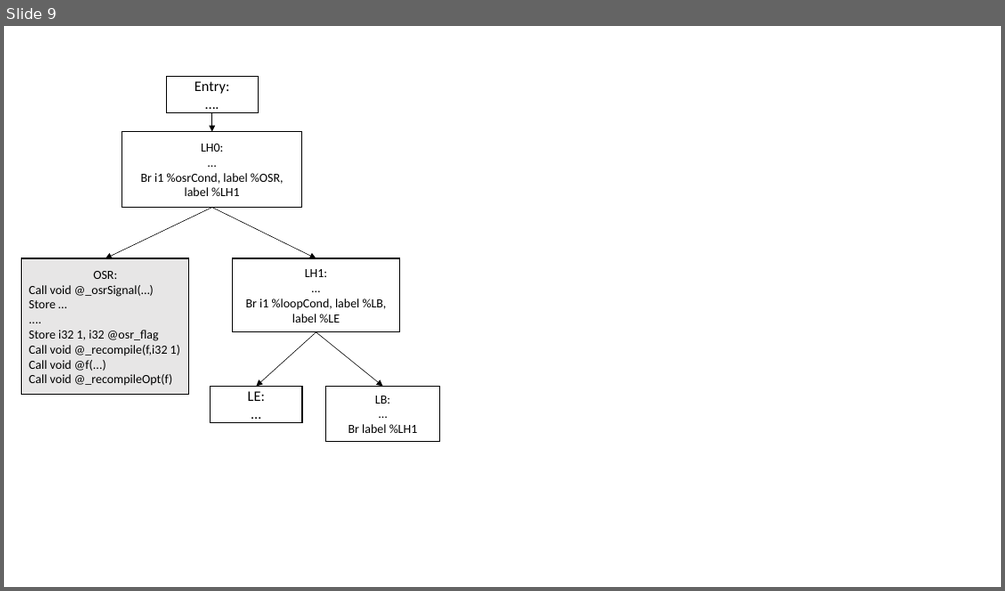
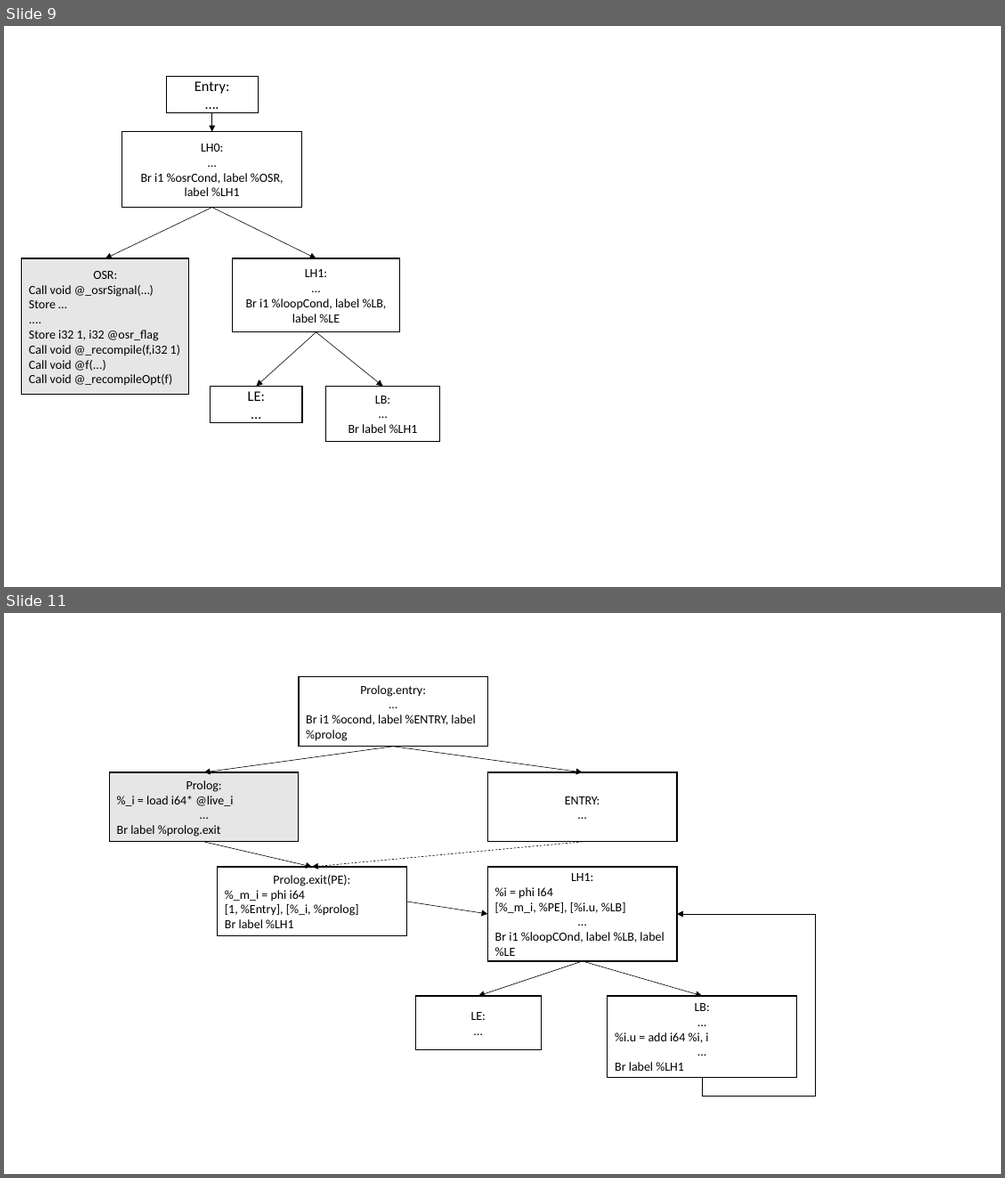
Before and after one commit to aghosn/master-thesis, a slide deck: MasterThesis/Figures/holzle.pptx. Shown one above the other, each under a label of ours: slide 9 before the commit, slides 9 and 11 after it; the slides between them are not shown. The pictures are 1005x591 and 1005x1178 pixels, drawn with LibreOffice and Linux fonts; fonts in the diff are those of the drawing. Boxes give left, top, right and bottom in pixels: in the first picture for what was removed or moved away, otherwise in the second. Text is boxed around its words. In the diff, an @@ line names an element or a change of style, - is before the commit and + after.

```diff
--- a/MasterThesis/Figures/holzle.pptx
+++ b/MasterThesis/Figures/holzle.pptx
@@ slide 11 added at (x1=4, y1=613, x2=1001, y2=1174), background #FFFFFF @@
@@ rectangle added at (x1=299, y1=677, x2=488, y2=747), fill #FFFFFF, outline #000000 1 pt, 12 pt, text #000000 @@
+Prolog.entry:
+…
+Br i1 %ocond, label %ENTRY, label %prolog
@@ rectangle added at (x1=109, y1=772, x2=299, y2=842), fill #E7E6E6, outline #000000 1 pt, 12 pt, text #000000 @@
+Prolog:
+%_i = load i64* @live_i
+…
+Br label %prolog.exit
@@ arrow added from (393, 747) to (203, 772), #000000 0.5 pt @@
@@ arrow added from (393, 747) to (582, 772), #000000 0.5 pt @@
@@ rectangle added at (x1=488, y1=772, x2=677, y2=842), fill #FFFFFF, outline #000000 1 pt, 12 pt, text #000000 @@
+ENTRY:
+…
@@ arrow added from (203, 842) to (312, 867), #000000 0.5 pt @@
@@ arrow added from (582, 842) to (312, 867), #000000 0.5 pt dashed @@
@@ rectangle added at (x1=217, y1=867, x2=406, y2=936), fill #FFFFFF, outline #000000 1 pt, 12 pt, text #000000 @@
+Prolog.exit(PE):
+%_m_i = phi i64
+[1, %Entry], [%_i, %prolog]
+Br label %LH1
@@ rectangle added at (x1=488, y1=867, x2=677, y2=961), fill #FFFFFF, outline #000000 1 pt, 12 pt, text #000000 @@
+LH1:
+%i = phi I64
+[%_m_i, %PE], [%i.u, %LB]
+…
+Br i1 %loopCOnd, label %LB, label %LE
@@ arrow added from (406, 901) to (488, 914), #000000 0.5 pt @@
@@ elbow arrow added from (703, 1077) to (677, 914), #000000 0.5 pt @@
@@ arrow added from (582, 961) to (478, 996), #000000 0.5 pt @@
@@ arrow added from (582, 961) to (703, 996), #000000 0.5 pt @@
@@ rectangle added at (x1=416, y1=996, x2=541, y2=1050), fill #FFFFFF, outline #000000 1 pt, 12 pt, text #000000 @@
+LE:
+…
@@ rectangle added at (x1=607, y1=996, x2=797, y2=1078), fill #FFFFFF, outline #000000 1 pt, 12 pt, text #000000 @@
+LB:
+…
+%i.u = add i64 %i, i
+...
+Br label %LH1
```
Also in this commit, not shown: 1 other slide added, 10 other files.
